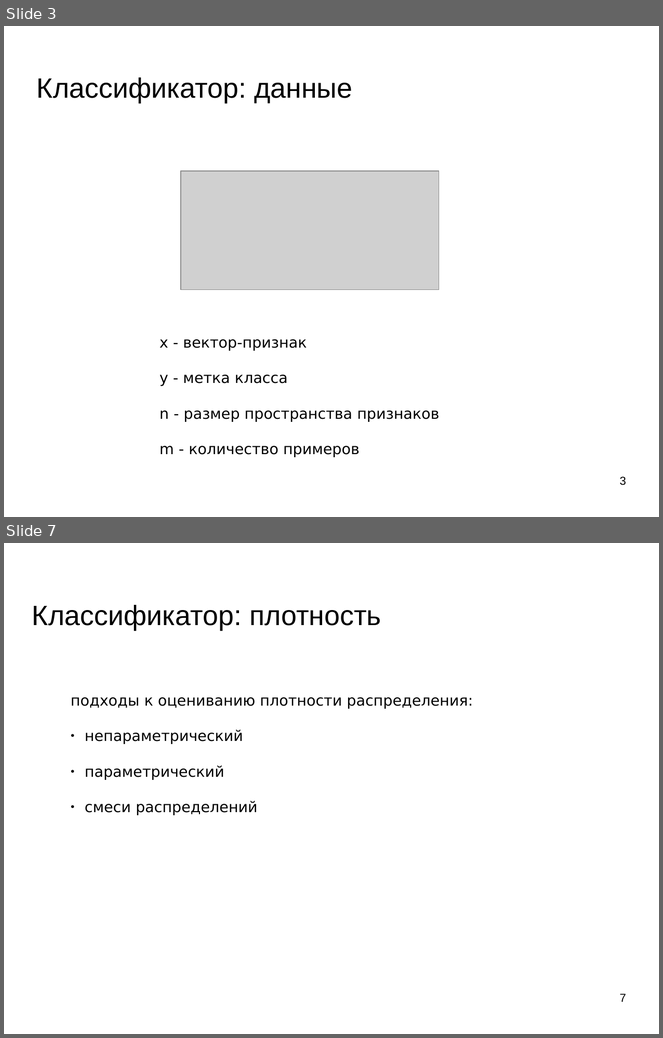
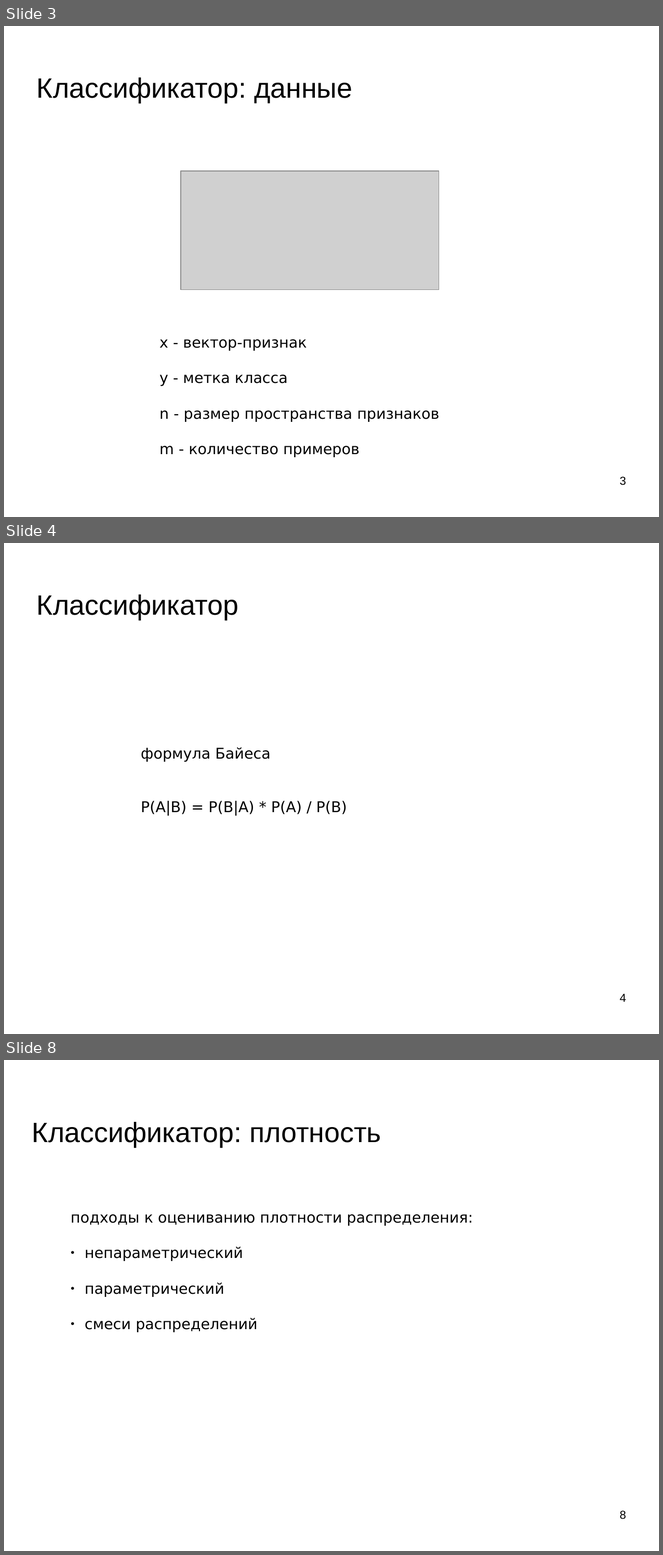
Before and after one commit to mechanoid5/ml_lectorium_legacy, a slide deck: 04-bayes.odp. Shown one above the other, each under a label of ours: slides 3 and 7 before the commit, slides 3, 4 and 8 after it; the slides between them are not shown. The pictures are 663x1038 and 663x1555 pixels, drawn with LibreOffice and Linux fonts; fonts in the diff are those of the drawing; grey boxes stand for pictures; background and template pictures are left out. Boxes give left, top, right and bottom in pixels: in the first picture for what was removed or moved away, otherwise in the second. Text is boxed around its words. In the diff, an @@ line names an element or a change of style, - is before the commit and + after.

```diff
--- a/04-bayes.odp
+++ b/04-bayes.odp
@@ slide 4 added at box(4, 543, 659, 1034), background picture (left out) @@
@@ title added at box(37, 594, 239, 619), 33.9 pt, text #000000 @@
+Классификатор
@@ text added at box(141, 747, 347, 815), 18 pt, text #000000 @@
+формула Байеса
+P(A|B) = P(B|A) * P(A) / P(B)
@@ page number added at box(620, 994, 626, 1002), 14 pt, text #000000 @@
+4
@@ what was slide 7 is now slide 8 @@
@@ page number at box(620, 1511, 626, 1520): text changed @@
-7
+8
```
Also in this commit, not shown: 3 slides changed.
